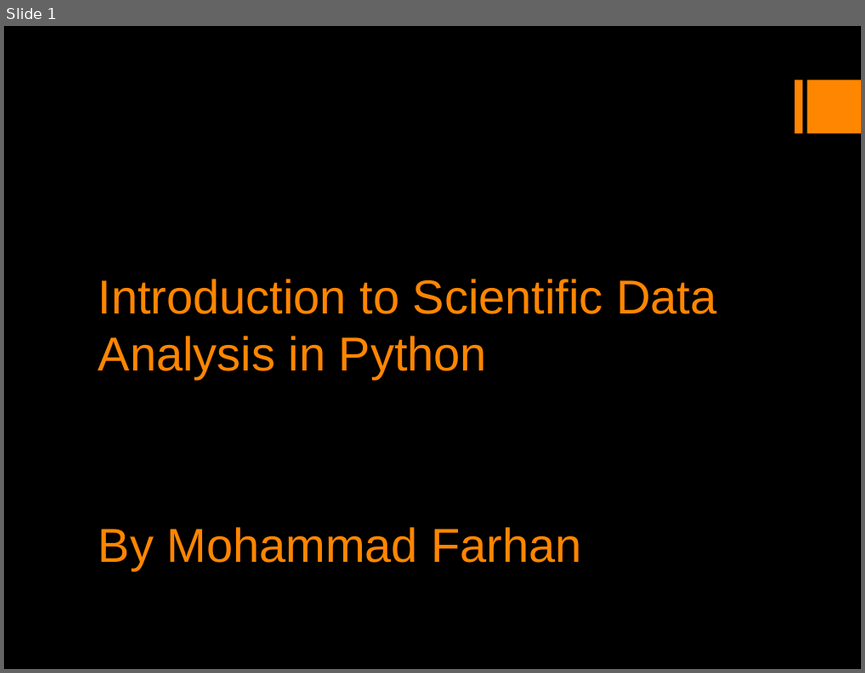
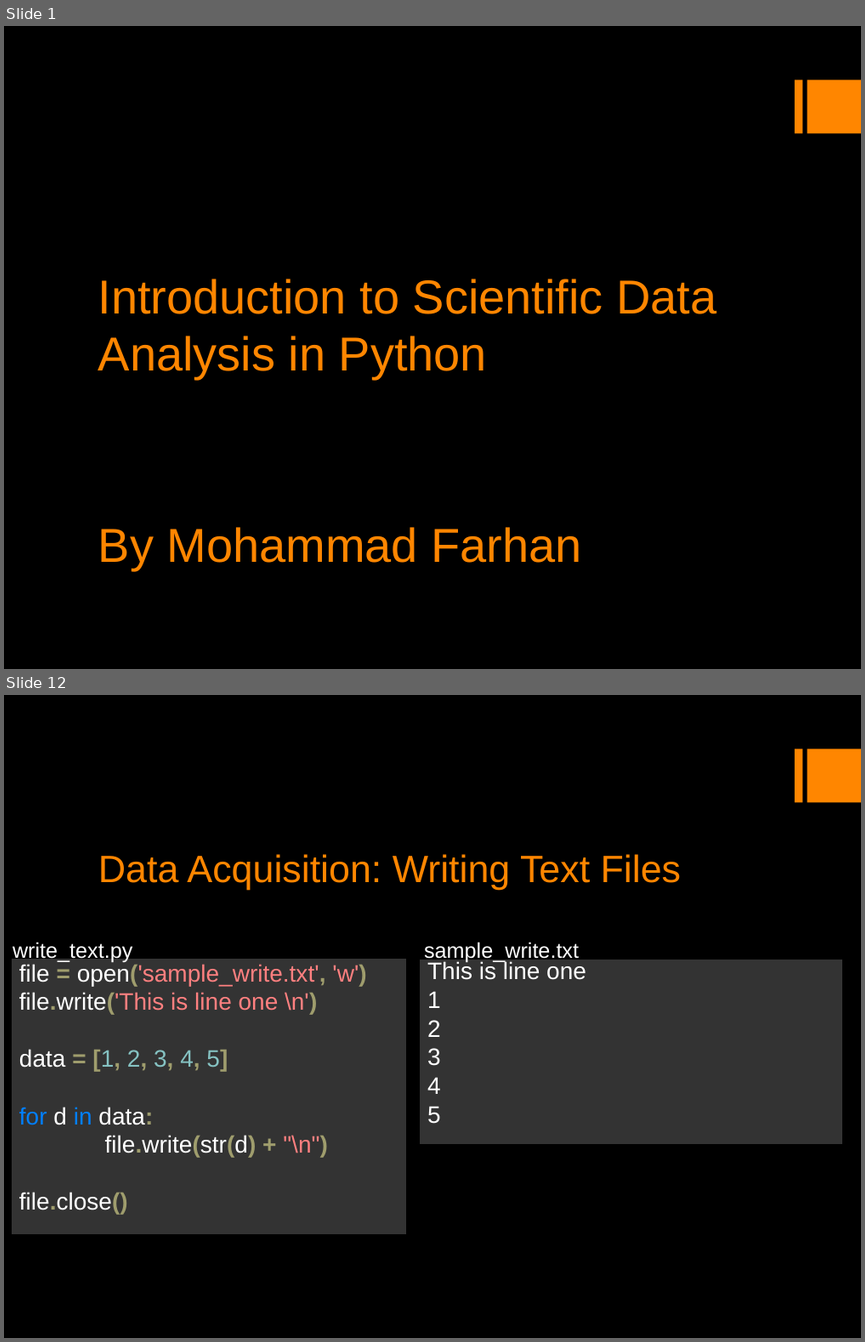
Before and after one commit to mfarhan12/intro_to_scientific_computing, a slide deck: Introduction to Scientific Computing in Python.odp. Shown one above the other, each under a label of ours: slide 1 before the commit, slides 1 and 12 after it; the slides between them are not shown. The pictures are 865x673 and 865x1342 pixels, drawn with LibreOffice and Linux fonts; fonts in the diff are those of the drawing. Boxes give left, top, right and bottom in pixels: in the first picture for what was removed or moved away, otherwise in the second. Text is boxed around its words. In the diff, an @@ line names an element or a change of style, - is before the commit and + after.

```diff
--- a/Introduction to Scientific Computing in Python.odp
+++ b/Introduction to Scientific Computing in Python.odp
@@ slide 12 added at <box>4,695,861,1338</box>, background #000000; not listed: 2 template elements that a slide beside it also shows @@
@@ title added at <box>98,854,681,890</box>, 32 pt, text #FF8600 @@
+Data Acquisition: Writing Text Files
@@ text added at <box>12,941,132,963</box>, 18 pt, text #FFFFFF @@
+write_text.py
@@ text added at <box>424,941,579,963</box>, 18 pt, text #FFFFFF @@
+sample_write.txt
@@ rectangle added at <box>11,958,406,1234</box>, fill #333333, outline #000000 0 pt, 20 pt, text #FFFFFF @@
+file = open('sample_write.txt', 'w')
+file.write('This is line one \n')
+data = [1, 2, 3, 4, 5]
+for d in data:
+file.write(str(d) + "\n")
+file.close()
@@ rectangle added at <box>419,959,843,1144</box>, fill #333333, outline #000000 0 pt, 20 pt, text #FFFFFF @@
+This is line one
+1
+2
+3
+4
+5
```
Also in this commit, not shown: 5 slides changed, 6 other slides added, 1 slide removed, 7 other files.
